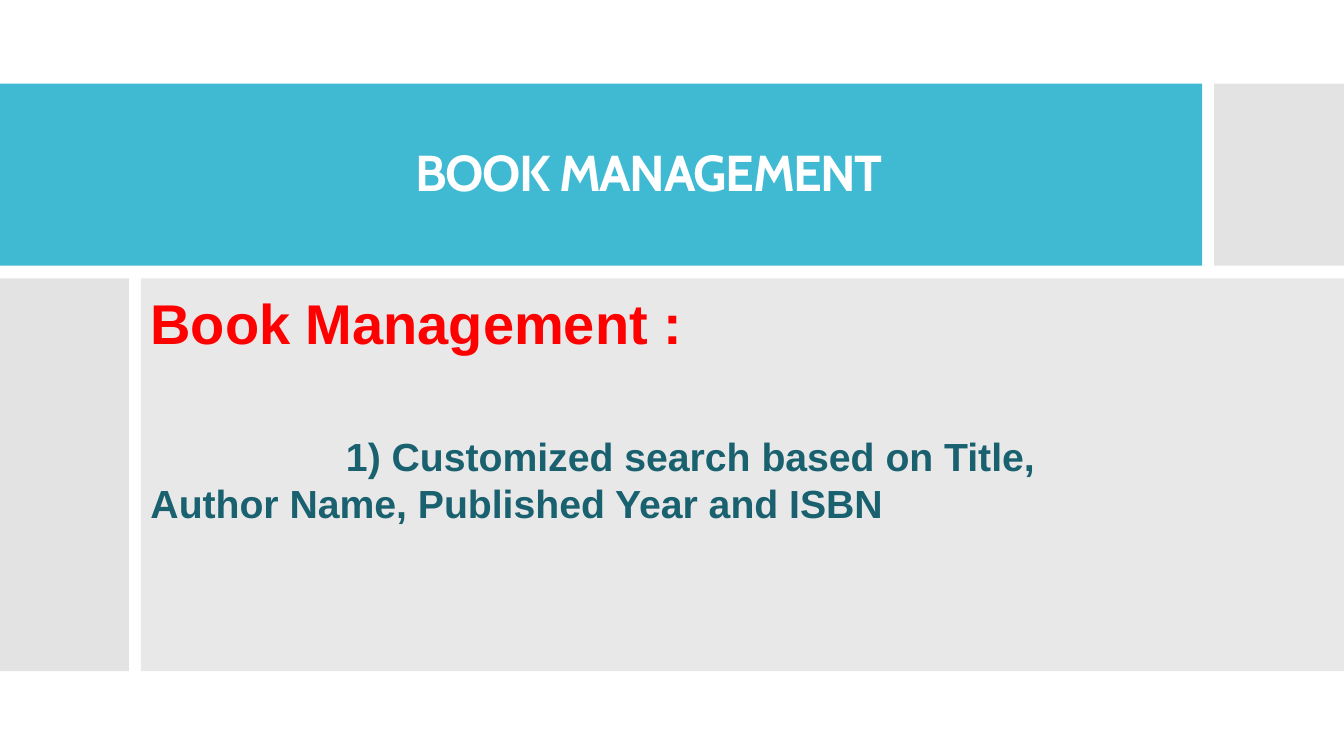
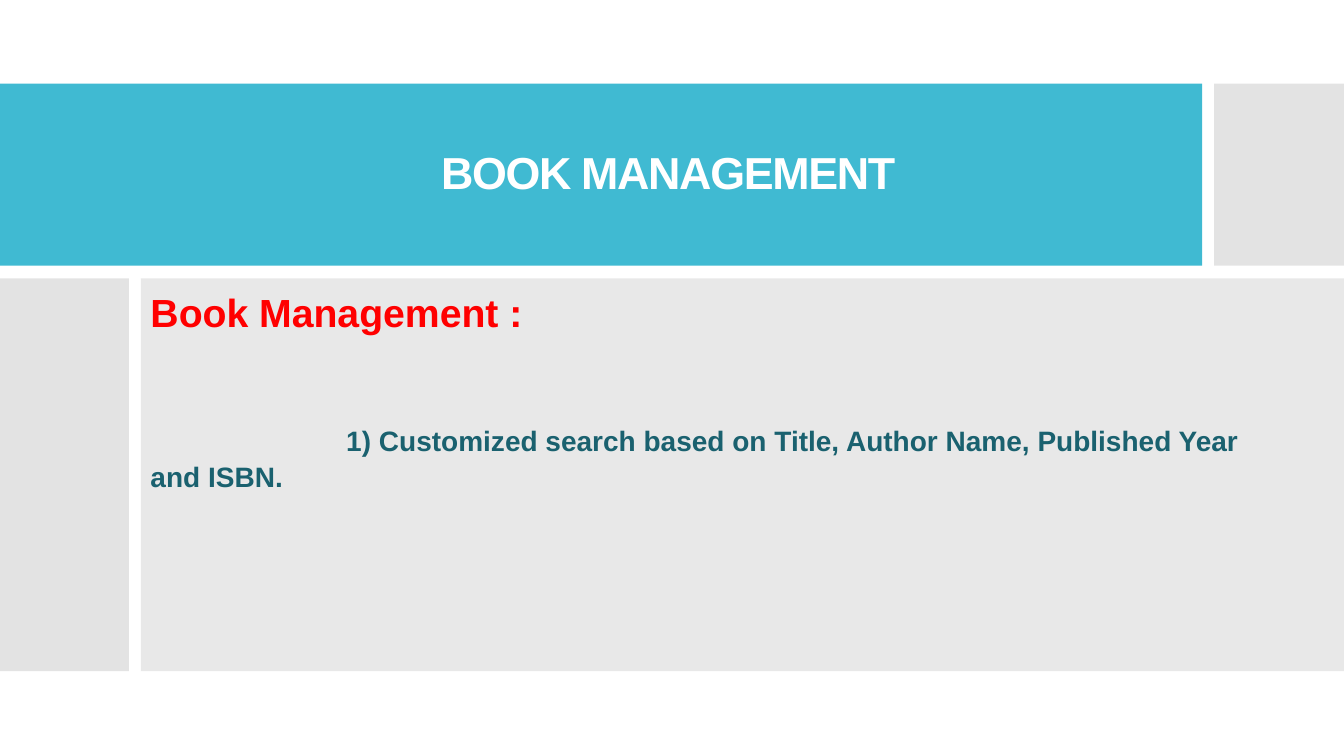
Before and after one commit to wangyang325/CS615Project, a slide deck: slide 18 of Presentation/Social Books.pptx (slide 21 before the commit). Drawn at 1344x756 pixels with LibreOffice and Linux fonts; fonts in the diff are those of the drawing. Boxes give left, top, right and bottom in pixels: in the first picture for what was removed or moved away, otherwise in the second. Text is boxed around its words. In the diff, an @@ line names an element or a change of style, - is before the commit and + after.

Commit message:
final updated presentation

```diff
--- a/Presentation/Social Books.pptx
+++ b/Presentation/Social Books.pptx
@@ title "BOOK MANAGEMENT" at bbox=[441, 157, 895, 190]: size 36 to 32 pt, font Cabin to Arial @@
@@ text at bbox=[150, 298, 498, 335]: size 40 to 28 pt in "Book Management :" @@
@@ text at bbox=[150, 430, 1238, 488]: text changed; size 28 to 20 pt @@
-1) Customized search based on Title,
-Author Name, Published Year and ISBN
+1) Customized search based on Title, Author Name, Published Year and ISBN.
```
Also in this commit, not shown: 19 other slides changed, 3 slides removed, 1 other file.
